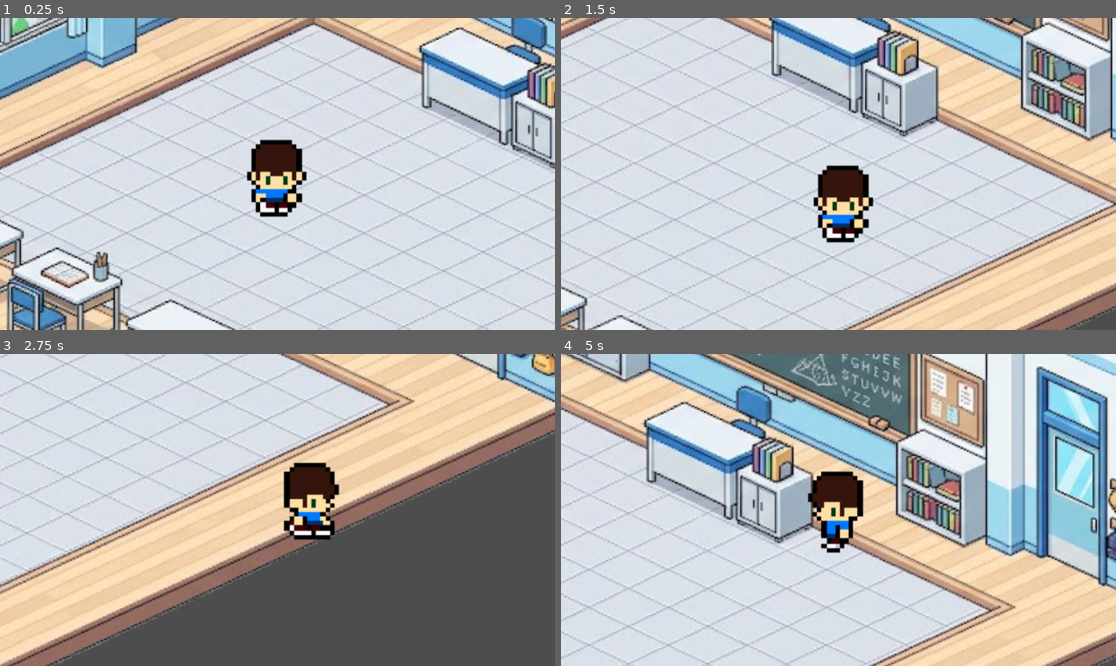
Above: before the commit, frames 1-4 (two rows, left to right).
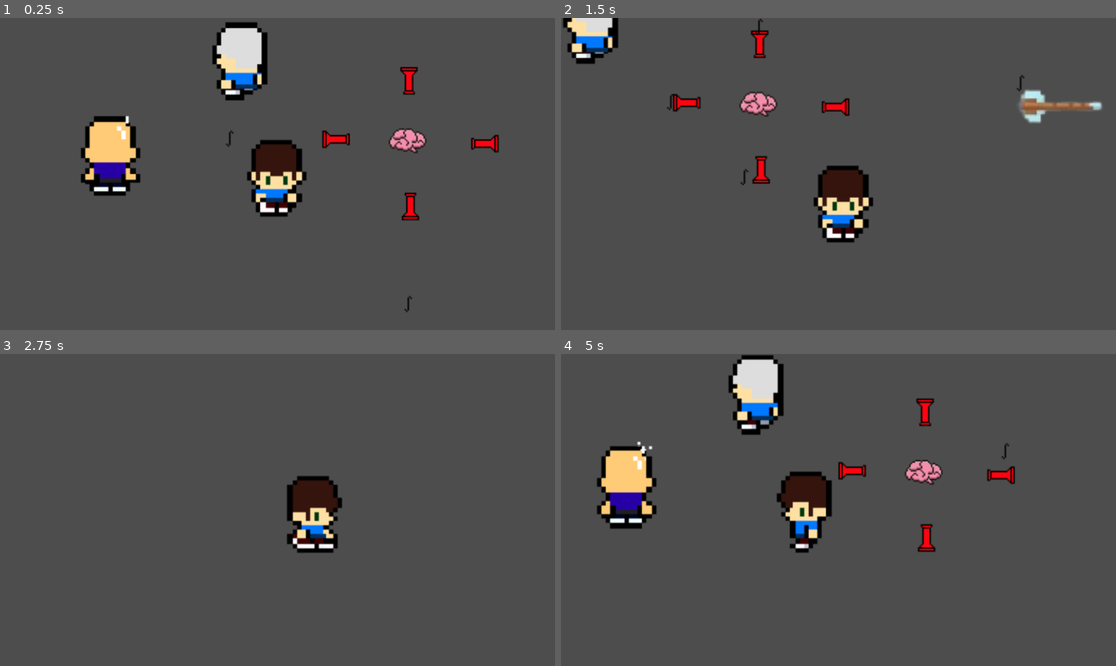
Above: after the commit, the same moments.

Repository: TobsBP/CPG
Game: Godot game, scene res://node_2d.tscn
The game is run twice, just before and just after one commit, with the same random seed, the same clock (stepped at 60 frames per second) and the same inputs. Before the commit the project starts from res://Map/StudyRoom/study_room.tscn.
Inputs:
- Up to frame 1 (0.25 s): no input
- Up to frame 2 (1.5 s): tap Enter (ui_accept) at 0.5, 1.35 s; hold Right (ui_right) 0.53-1.28 s; hold Enter (ui_accept) 0.53-1.28 s; hold Down (ui_down) from 1.28 s (still down)
- Up to frame 3 (2.75 s): tap Enter (ui_accept) at 1.52, 1.82 s; release Down (ui_down) at 2.03 s; hold Right (ui_right) from 2.03 s (still down); hold Enter (ui_accept) from 2.03 s (still down)
- Up to frame 4 (5 s): release Right (ui_right) at 2.78 s; release Enter (ui_accept) at 2.78 s; hold Up (ui_up) 2.78-3.53 s; tap Enter (ui_accept) at 2.85, 3.02, 3.32, 4.35, 4.52, 4.82 s; hold Enter (ui_accept) 3.53-4.28 s; hold Left (ui_left) from 3.53 s (still down)

The runs differ from the first frame. In frame 1, 97% of the frame differs, in the area x 0-100%, y 0-100%; in frame 2, 96%; in frame 3, 65%; in frame 4, 98%.

Commit message:
feat: dialog box and teaches

Diff:
--- /dev/null
+++ b/dialog/dialog_box.gd
@@ -0,0 +1,71 @@
+extends CanvasLayer
+
+signal dialogue_finished
+
+const CHAR_SPEED = 0.04
+
+@onready var label: Label = $Panel/MarginContainer/VBoxContainer/Label
+@onready var name_label: Label = $Panel/MarginContainer/VBoxContainer/NameLabel
+@onready var continue_hint: Label = $Panel/MarginContainer/VBoxContainer/ContinueHint
+
+var _lines: Array[String] = []
+var _current_line := 0
+var _typing := false
+var _full_text := ""
+
+func _ready() -> void:
+	add_to_group("dialog_box")
+	hide()
+
+func start(speaker_name: String, lines: Array[String], speaker_world_pos: Vector2 = Vector2.ZERO) -> void:
+	_lines = lines
+	_current_line = 0
+	name_label.text = speaker_name
+	show()
+	if speaker_world_pos != Vector2.ZERO:
+		_position_above(speaker_world_pos)
+	_show_line(_current_line)
+
+func _position_above(world_pos: Vector2) -> void:
+	var screen_pos: Vector2 = get_viewport().get_canvas_transform() * world_pos
+	var panel: Control = $Panel
+	panel.set_anchors_preset(Control.PRESET_TOP_LEFT)
+	# Centraliza o balão horizontalmente e posiciona acima da cabeça
+	panel.position = screen_pos - Vector2(panel.size.x / 2.0, panel.size.y + 10.0)
+
+func _show_line(index: int) -> void:
+	_full_text = _lines[index]
+	label.text = ""
+	continue_hint.hide()
+	_typing = true
+	_type_text()
+
+func _type_text() -> void:
+	for i in _full_text.length():
+		if not _typing:
+			break
+		label.text = _full_text.left(i + 1)
+		await get_tree().create_timer(CHAR_SPEED).timeout
+	label.text = _full_text
+	_typing = false
+	continue_hint.show()
+
+func _input(event: InputEvent) -> void:
+	if not visible:
+		return
+	if event.is_action_pressed("ui_accept"):
+		get_viewport().set_input_as_handled()
+		if _typing:
+			_typing = false
+			label.text = _full_text
+			continue_hint.show()
+		else:
+			_advance()
+
+func _advance() -> void:
+	_current_line += 1
+	if _current_line < _lines.size():
+		_show_line(_current_line)
+	else:
+		hide()
+		emit_signal("dialogue_finished")
--- /dev/null
+++ b/dialog/dialog_box.tscn
@@ -0,0 +1,58 @@
+[gd_scene format=3 uid="uid://cb56nl8ct6jsg"]
+
+[ext_resource type="Script" uid="uid://bm5fpnhs447x0" path="res://dialog/dialog_box.gd" id="1_script"]
+[ext_resource type="Texture2D" uid="uid://baxt7kgbi56ng" path="res://dialog/Dialog Box.png" id="2_tex"]
+
+[node name="DialogBox" type="CanvasLayer" unique_id=2142205419]
+layer = 10
+script = ExtResource("1_script")
+
+[node name="Panel" type="TextureRect" parent="." unique_id=1249841706]
+anchors_preset = -1
+anchor_top = 0.7
+anchor_right = 1.0
+anchor_bottom = 1.0
+offset_top = -124.600006
+offset_right = -540.0
+mouse_filter = 2
+texture = ExtResource("2_tex")
+stretch_mode = 5
+
+[node name="MarginContainer" type="MarginContainer" parent="Panel" unique_id=1594108881]
+layout_mode = 1
+anchors_preset = 15
+anchor_right = 1.0
+anchor_bottom = 1.0
+offset_left = 172.0
+offset_top = 55.0
+offset_right = -169.0
+offset_bottom = -122.0
+grow_horizontal = 2
+grow_vertical = 2
+theme_override_constants/margin_left = 40
+theme_override_constants/margin_top = 12
+theme_override_constants/margin_right = 40
+theme_override_constants/margin_bottom = 12
+
+[node name="VBoxContainer" type="VBoxContainer" parent="Panel/MarginContainer" unique_id=1687158902]
+layout_mode = 2
+
+[node name="NameLabel" type="Label" parent="Panel/MarginContainer/VBoxContainer" unique_id=818614139]
+layout_mode = 2
+theme_override_colors/font_color = Color(0, 0, 0, 1)
+theme_override_font_sizes/font_size = 16
+text = "Professor"
+
+[node name="Label" type="Label" parent="Panel/MarginContainer/VBoxContainer" unique_id=1223199960]
+layout_mode = 2
+theme_override_colors/font_color = Color(0.0039924397, 0.02846502, 0, 1)
+theme_override_font_sizes/font_size = 14
+autowrap_mode = 3
+
+[node name="ContinueHint" type="Label" parent="Panel/MarginContainer/VBoxContainer" unique_id=1778385984]
+visible = false
+layout_mode = 2
+theme_override_colors/font_color = Color(0.058420584, 0.0584206, 0.058420606, 1)
+theme_override_font_sizes/font_size = 12
+text = "[ ENTER ]"
+horizontal_alignment = 2
--- a/node_2d.tscn
+++ b/node_2d.tscn
@@ -4,6 +4,9 @@
 [ext_resource type="PackedScene" uid="uid://bq3kpgisx4iak" path="res://tower/tower.tscn" id="2_tower"]
 [ext_resource type="PackedScene" uid="uid://w87xccmn35ig" path="res://life/life.tscn" id="3_epypp"]
 [ext_resource type="PackedScene" uid="uid://d0t6gr416cnj1" path="res://enemies/integral/integral.tscn" id="4_enemy"]
+[ext_resource type="PackedScene" uid="uid://cceo18ixkt0nb" path="res://teacher/Chris.tscn" id="5_chris"]
+[ext_resource type="PackedScene" uid="uid://cb56nl8ct6jsg" path="res://dialog/dialog_box.tscn" id="6_dialog"]
+[ext_resource type="PackedScene" uid="uid://b5t8fsooxtesq" path="res://teacher/Soned.tscn" id="7_d21ai"]
 
 [sub_resource type="TileSet" id="TileSet_y32ns"]
 tile_shape = 1
@@ -47,3 +50,11 @@
 
 [node name="EnemyRight" parent="." unique_id=760304152 instance=ExtResource("4_enemy")]
 position = Vector2(192, 47)
+
+[node name="Chris" parent="." unique_id=1118885094 instance=ExtResource("5_chris")]
+position = Vector2(-148, 58)
+
+[node name="DialogBox" parent="." unique_id=1130678522 instance=ExtResource("6_dialog")]
+
+[node name="Soned" parent="." unique_id=257366994 instance=ExtResource("7_d21ai")]
+position = Vector2(-57, -7)
--- a/player/player.gd
+++ b/player/player.gd
@@ -7,7 +7,17 @@
 func _ready() -> void:
 	add_to_group("player")
 
+func _is_dialogue_open() -> bool:
+	var dialog := get_tree().get_first_node_in_group("dialog_box")
+	return dialog != null and dialog.visible
+
 func _physics_process(_delta: float) -> void:
+	if _is_dialogue_open():
+		velocity = Vector2.ZERO
+		move_and_slide()
+		_update_animation(Vector2.ZERO)
+		return
+
 	var direction := Vector2(
 		Input.get_axis("ui_left", "ui_right"),
 		Input.get_axis("ui_up", "ui_down")
--- a/project.godot
+++ b/project.godot
@@ -11,7 +11,7 @@
 [application]
 
 config/name="game"
-run/main_scene="uid://s20eglmx2lgm"
+run/main_scene="uid://cvwrfokt5v8ue"
 config/features=PackedStringArray("4.6", "Forward Plus")
 config/icon="res://icon.svg"
 
--- /dev/null
+++ b/teacher/Chris.tscn
@@ -0,0 +1,47 @@
+[gd_scene format=3 uid="uid://cceo18ixkt0nb"]
+
+[ext_resource type="Script" uid="uid://bkvx41c1dy6ip" path="res://teacher/teacher.gd" id="1_script"]
+[ext_resource type="Texture2D" uid="uid://bua3ovtmc2dg2" path="res://teacher/Characters_32x32(6).png" id="2_b3fa0"]
+
+[sub_resource type="AtlasTexture" id="AtlasTexture_normu"]
+atlas = ExtResource("2_b3fa0")
+region = Rect2(0, 624, 50, 78)
+
+[sub_resource type="AtlasTexture" id="AtlasTexture_pdb0p"]
+atlas = ExtResource("2_b3fa0")
+region = Rect2(0, 390, 50, 78)
+
+[sub_resource type="AtlasTexture" id="AtlasTexture_r0g0j"]
+atlas = ExtResource("2_b3fa0")
+region = Rect2(0, 156, 50, 78)
+
+[sub_resource type="SpriteFrames" id="SpriteFrames_normu"]
+animations = [{
+"frames": [{
+"duration": 1.0,
+"texture": SubResource("AtlasTexture_normu")
+}, {
+"duration": 1.0,
+"texture": SubResource("AtlasTexture_pdb0p")
+}, {
+"duration": 1.0,
+"texture": SubResource("AtlasTexture_r0g0j")
+}],
+"loop": true,
+"name": &"default",
+"speed": 5.0
+}]
+
+[sub_resource type="CircleShape2D" id="CircleShape2D_pdb0p"]
+radius = 28.62
+
+[node name="CharacterBody2D" type="CharacterBody2D" unique_id=436781843]
+script = ExtResource("1_script")
+teacher_name = "Chris"
+dialogue_lines = Array[String](["Olá! Eu sou o professor Chris.", "Fique atento às integrais — elas vão atrás do cérebro!", "Pressione ENTER para avançar o diálogo."])
+
+[node name="AnimatedSprite2D" type="AnimatedSprite2D" parent="." unique_id=346157945]
+sprite_frames = SubResource("SpriteFrames_normu")
+
+[node name="CollisionShape2D" type="CollisionShape2D" parent="." unique_id=210997278]
+shape = SubResource("CircleShape2D_pdb0p")
--- /dev/null
+++ b/teacher/Jonas.tscn
@@ -0,0 +1,46 @@
+[gd_scene format=3 uid="uid://ce0egjdvm68tb"]
+
+[ext_resource type="Script" uid="uid://bkvx41c1dy6ip" path="res://teacher/teacher.gd" id="2_script"]
+[ext_resource type="Texture2D" uid="uid://bua3ovtmc2dg2" path="res://teacher/Characters_32x32(6).png" id="1_ewb84"]
+
+[sub_resource type="CapsuleShape2D" id="CapsuleShape2D_j6683"]
+
+[sub_resource type="AtlasTexture" id="AtlasTexture_wbu7y"]
+atlas = ExtResource("1_ewb84")
+region = Rect2(250, 624, 50, 78)
+
+[sub_resource type="AtlasTexture" id="AtlasTexture_8mhn4"]
+atlas = ExtResource("1_ewb84")
+region = Rect2(250, 390, 50, 78)
+
+[sub_resource type="AtlasTexture" id="AtlasTexture_hk5pi"]
+atlas = ExtResource("1_ewb84")
+region = Rect2(250, 156, 50, 78)
+
+[sub_resource type="SpriteFrames" id="SpriteFrames_rjjng"]
+animations = [{
+"frames": [{
+"duration": 1.0,
+"texture": SubResource("AtlasTexture_wbu7y")
+}, {
+"duration": 1.0,
+"texture": SubResource("AtlasTexture_8mhn4")
+}, {
+"duration": 1.0,
+"texture": SubResource("AtlasTexture_hk5pi")
+}],
+"loop": true,
+"name": &"default",
+"speed": 5.0
+}]
+
+[node name="Jonas" type="CharacterBody2D" unique_id=1308902939]
+script = ExtResource("2_script")
+teacher_name = "Jonas"
+dialogue_lines = Array[String](["Olá! Eu sou o professor Jonas.", "Vamos estudar juntos?"])
+
+[node name="CollisionShape2D" type="CollisionShape2D" parent="." unique_id=1409237317]
+shape = SubResource("CapsuleShape2D_j6683")
+
+[node name="AnimatedSprite2D" type="AnimatedSprite2D" parent="." unique_id=556891557]
+sprite_frames = SubResource("SpriteFrames_rjjng")
--- /dev/null
+++ b/teacher/Renzo.tscn
@@ -0,0 +1,48 @@
+[gd_scene format=3 uid="uid://bsv42pg4nrsmd"]
+
+[ext_resource type="Script" uid="uid://bkvx41c1dy6ip" path="res://teacher/teacher.gd" id="2_script"]
+[ext_resource type="Texture2D" uid="uid://bua3ovtmc2dg2" path="res://teacher/Characters_32x32(6).png" id="1_qaenn"]
+
+[sub_resource type="AtlasTexture" id="AtlasTexture_j6kqv"]
+atlas = ExtResource("1_qaenn")
+region = Rect2(150, 156, 50, 78)
+
+[sub_resource type="AtlasTexture" id="AtlasTexture_j0u6f"]
+atlas = ExtResource("1_qaenn")
+region = Rect2(150, 390, 50, 78)
+
+[sub_resource type="AtlasTexture" id="AtlasTexture_1qped"]
+atlas = ExtResource("1_qaenn")
+region = Rect2(150, 624, 50, 78)
+
+[sub_resource type="SpriteFrames" id="SpriteFrames_1u0ga"]
+animations = [{
+"frames": [{
+"duration": 1.0,
+"texture": SubResource("AtlasTexture_j6kqv")
+}, {
+"duration": 1.0,
+"texture": SubResource("AtlasTexture_j0u6f")
+}, {
+"duration": 1.0,
+"texture": SubResource("AtlasTexture_1qped")
+}],
+"loop": true,
+"name": &"default",
+"speed": 5.0
+}]
+
+[sub_resource type="CapsuleShape2D" id="CapsuleShape2D_lk3uh"]
+radius = 15.0
+height = 52.0
+
+[node name="Renzo" type="CharacterBody2D" unique_id=1396681111]
+script = ExtResource("2_script")
+teacher_name = "Renzo"
+dialogue_lines = Array[String](["Olá! Eu sou o professor Renzo.", "Preste atenção nas aulas!"])
+
+[node name="AnimatedSprite2D" type="AnimatedSprite2D" parent="." unique_id=358023311]
+sprite_frames = SubResource("SpriteFrames_1u0ga")
+
+[node name="CollisionShape2D" type="CollisionShape2D" parent="." unique_id=16867146]
+shape = SubResource("CapsuleShape2D_lk3uh")
--- /dev/null
+++ b/teacher/Soned.tscn
@@ -0,0 +1,48 @@
+[gd_scene format=3 uid="uid://b5t8fsooxtesq"]
+
+[ext_resource type="Script" uid="uid://bkvx41c1dy6ip" path="res://teacher/teacher.gd" id="2_script"]
+[ext_resource type="Texture2D" uid="uid://bua3ovtmc2dg2" path="res://teacher/Characters_32x32(6).png" id="1_jjkul"]
+
+[sub_resource type="AtlasTexture" id="AtlasTexture_onm4e"]
+atlas = ExtResource("1_jjkul")
+region = Rect2(350, 624, 50, 78)
+
+[sub_resource type="AtlasTexture" id="AtlasTexture_tnhax"]
+atlas = ExtResource("1_jjkul")
+region = Rect2(350, 390, 50, 78)
+
+[sub_resource type="AtlasTexture" id="AtlasTexture_hi27a"]
+atlas = ExtResource("1_jjkul")
+region = Rect2(350, 156, 50, 78)
+
+[sub_resource type="SpriteFrames" id="SpriteFrames_of1e5"]
+animations = [{
+"frames": [{
+"duration": 1.0,
+"texture": SubResource("AtlasTexture_onm4e")
+}, {
+"duration": 1.0,
+"texture": SubResource("AtlasTexture_tnhax")
+}, {
+"duration": 1.0,
+"texture": SubResource("AtlasTexture_hi27a")
+}],
+"loop": true,
+"name": &"default",
+"speed": 5.0
+}]
+
+[sub_resource type="CapsuleShape2D" id="CapsuleShape2D_61586"]
+radius = 16.0
+height = 52.0
+
+[node name="Soned" type="CharacterBody2D" unique_id=257366994]
+script = ExtResource("2_script")
+teacher_name = "Soned"
+dialogue_lines = Array[String](["Olá! Eu sou o professor Soned.", "Defendam o cérebro a todo custo!"])
+
+[node name="AnimatedSprite2D" type="AnimatedSprite2D" parent="." unique_id=882951419]
+sprite_frames = SubResource("SpriteFrames_of1e5")
+
+[node name="CollisionShape2D" type="CollisionShape2D" parent="." unique_id=1562527725]
+shape = SubResource("CapsuleShape2D_61586")
--- /dev/null
+++ b/teacher/Ynoguti.tscn
@@ -0,0 +1,48 @@
+[gd_scene format=3 uid="uid://bker25lj7f8yt"]
+
+[ext_resource type="Script" uid="uid://bkvx41c1dy6ip" path="res://teacher/teacher.gd" id="2_script"]
+[ext_resource type="Texture2D" uid="uid://bua3ovtmc2dg2" path="res://teacher/Characters_32x32(6).png" id="1_gg72x"]
+
+[sub_resource type="AtlasTexture" id="AtlasTexture_gg72x"]
+atlas = ExtResource("1_gg72x")
+region = Rect2(300, 390, 50, 78)
+
+[sub_resource type="AtlasTexture" id="AtlasTexture_t625g"]
+atlas = ExtResource("1_gg72x")
+region = Rect2(300, 156, 50, 78)
+
+[sub_resource type="AtlasTexture" id="AtlasTexture_en66p"]
+atlas = ExtResource("1_gg72x")
+region = Rect2(300, 624, 50, 78)
+
+[sub_resource type="SpriteFrames" id="SpriteFrames_3yg50"]
+animations = [{
+"frames": [{
+"duration": 1.0,
+"texture": SubResource("AtlasTexture_gg72x")
+}, {
+"duration": 1.0,
+"texture": SubResource("AtlasTexture_t625g")
+}, {
+"duration": 1.0,
+"texture": SubResource("AtlasTexture_en66p")
+}],
+"loop": true,
+"name": &"default",
+"speed": 5.0
+}]
+
+[sub_resource type="CapsuleShape2D" id="CapsuleShape2D_104cc"]
+radius = 15.0
+height = 52.0
+
+[node name="Ynoguti" type="CharacterBody2D" unique_id=110407667]
+script = ExtResource("2_script")
+teacher_name = "Ynoguti"
+dialogue_lines = Array[String](["Olá! Eu sou o professor Ynoguti.", "Use os canhões para defender o cérebro!"])
+
+[node name="AnimatedSprite2D" type="AnimatedSprite2D" parent="." unique_id=21598665]
+sprite_frames = SubResource("SpriteFrames_3yg50")
+
+[node name="CollisionShape2D" type="CollisionShape2D" parent="." unique_id=785735474]
+shape = SubResource("CapsuleShape2D_104cc")
--- /dev/null
+++ b/teacher/teacher.gd
@@ -0,0 +1,43 @@
+extends CharacterBody2D
+
+@export var teacher_name: String = "Professor"
+@export var dialogue_lines: Array[String] = [
+	"Olá! Bem-vindo à aula.",
+	"Pressione ENTER para continuar o diálogo.",
+]
+@export var interaction_radius: float = 60.0
+
+var _dialog_box: Node = null
+var _player_nearby := false
+var _talking := false
+
+func _ready() -> void:
+	$AnimatedSprite2D.play("default")
+	await get_tree().process_frame
+	_dialog_box = get_tree().get_first_node_in_group("dialog_box")
+
+func _process(_delta: float) -> void:
+	var player := get_tree().get_first_node_in_group("player") as Node2D
+	if player == null:
+		return
+
+	_player_nearby = global_position.distance_to(player.global_position) <= interaction_radius
+
+func _unhandled_input(event: InputEvent) -> void:
+	if not _player_nearby or _talking:
+		return
+	if event.is_action_pressed("ui_accept"):
+		_start_dialogue()
+
+func _start_dialogue() -> void:
+	if _dialog_box == null:
+		_dialog_box = get_tree().get_first_node_in_group("dialog_box")
+	if _dialog_box == null:
+		return
+	_talking = true
+	_dialog_box.start(teacher_name, dialogue_lines, global_position)
+	if not _dialog_box.dialogue_finished.is_connected(_on_dialogue_finished):
+		_dialog_box.dialogue_finished.connect(_on_dialogue_finished)
+
+func _on_dialogue_finished() -> void:
+	_talking = false
Binary file added: dialog/Dialog Box.png
Not shown, added: dialog/Dialog Box.png.import
Not shown, added: dialog/dialog_box.gd.uid
Binary file added: teacher/Characters_32x32(6).png
Not shown, added: teacher/Characters_32x32(6).png.import
Binary file added: teacher/professoresv1.png
Not shown, added: teacher/professoresv1.png.import
Not shown, added: teacher/teacher.gd.uid
Not shown, changed: .DS_Store
